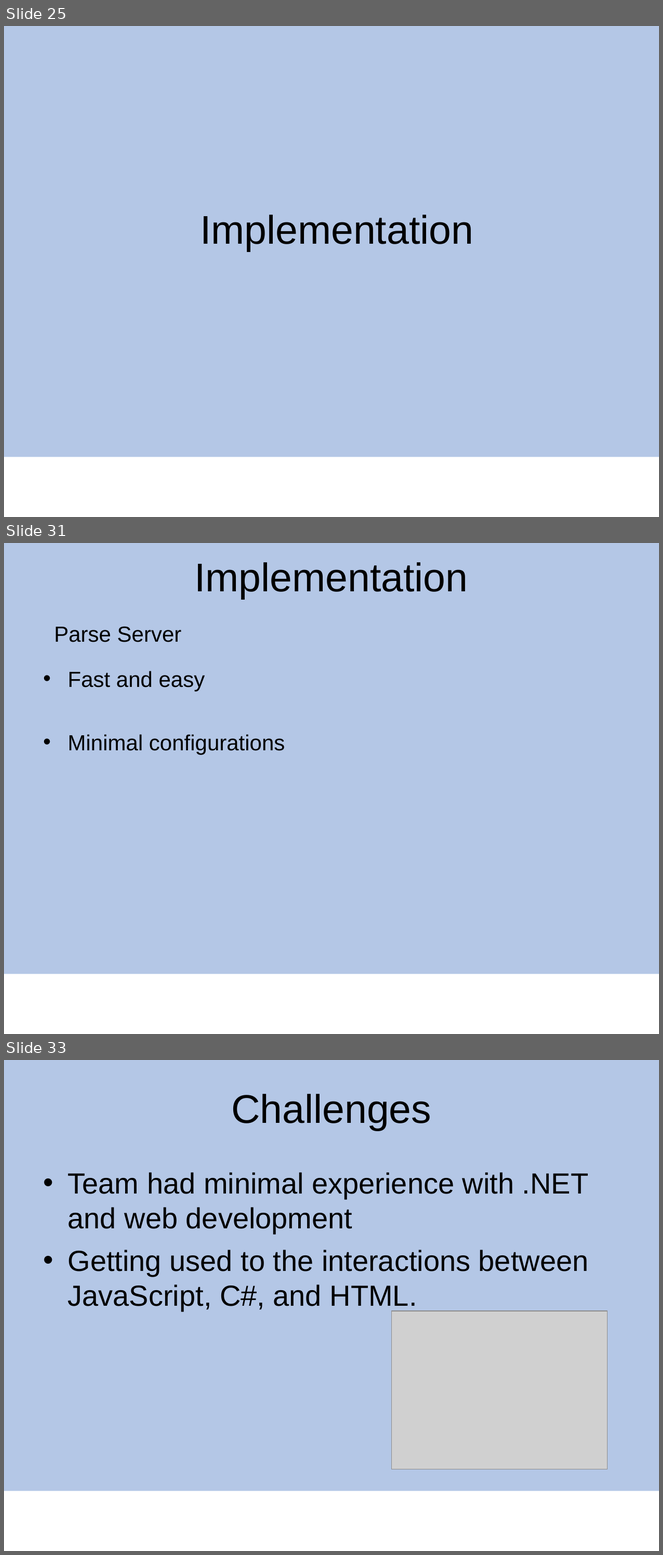
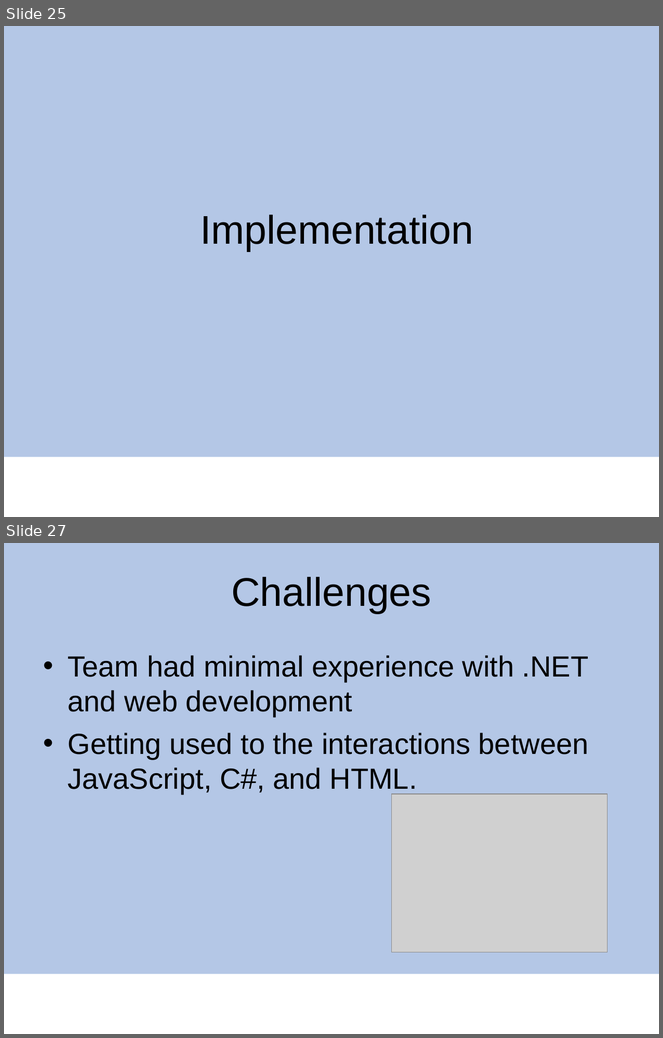
Before and after one commit to cenck09/TheGalleryWalkAlpha, a slide deck: Capstone_galleryWak_newV.ppt. Shown one above the other, each under a label of ours: slides 25, 31 and 33 before the commit, slides 25 and 27 after it; the slides between them are not shown. The pictures are 663x1555 and 663x1038 pixels, drawn with LibreOffice and Linux fonts; fonts in the diff are those of the drawing; grey boxes stand for pictures; background and template pictures are left out. Boxes give left, top, right and bottom in pixels: in the first picture for what was removed or moved away, otherwise in the second. Text is boxed around its words. In the diff, an @@ line names an element or a change of style, - is before the commit and + after.

```diff
--- a/Capstone_galleryWak_newV.ppt
+++ b/Capstone_galleryWak_newV.ppt
@@ slide 31 removed at box(4, 543, 659, 1034), background #FFFFFF; not listed: 1 template element that a slide beside it also shows @@
@@ title removed at box(195, 562, 468, 599) @@
-Implementation
@@ text removed at box(54, 626, 182, 642) @@
-Parse Server
@@ text removed at box(68, 671, 285, 755) @@
-• Fast and easy
-• Minimal configurations
@@ what was slide 33 is now slide 27 @@
```
Also in this commit, not shown: 1 slide changed, 5 other slides removed.
